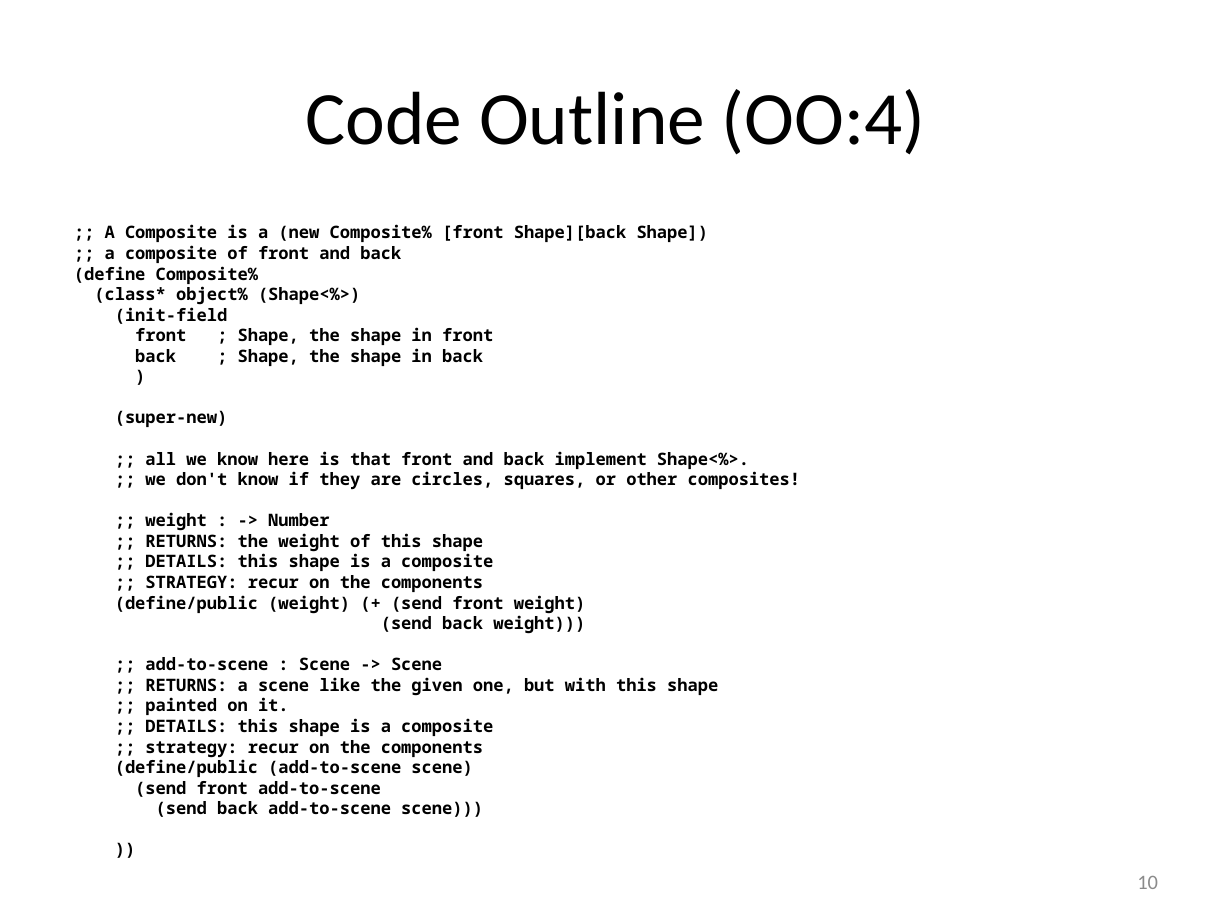
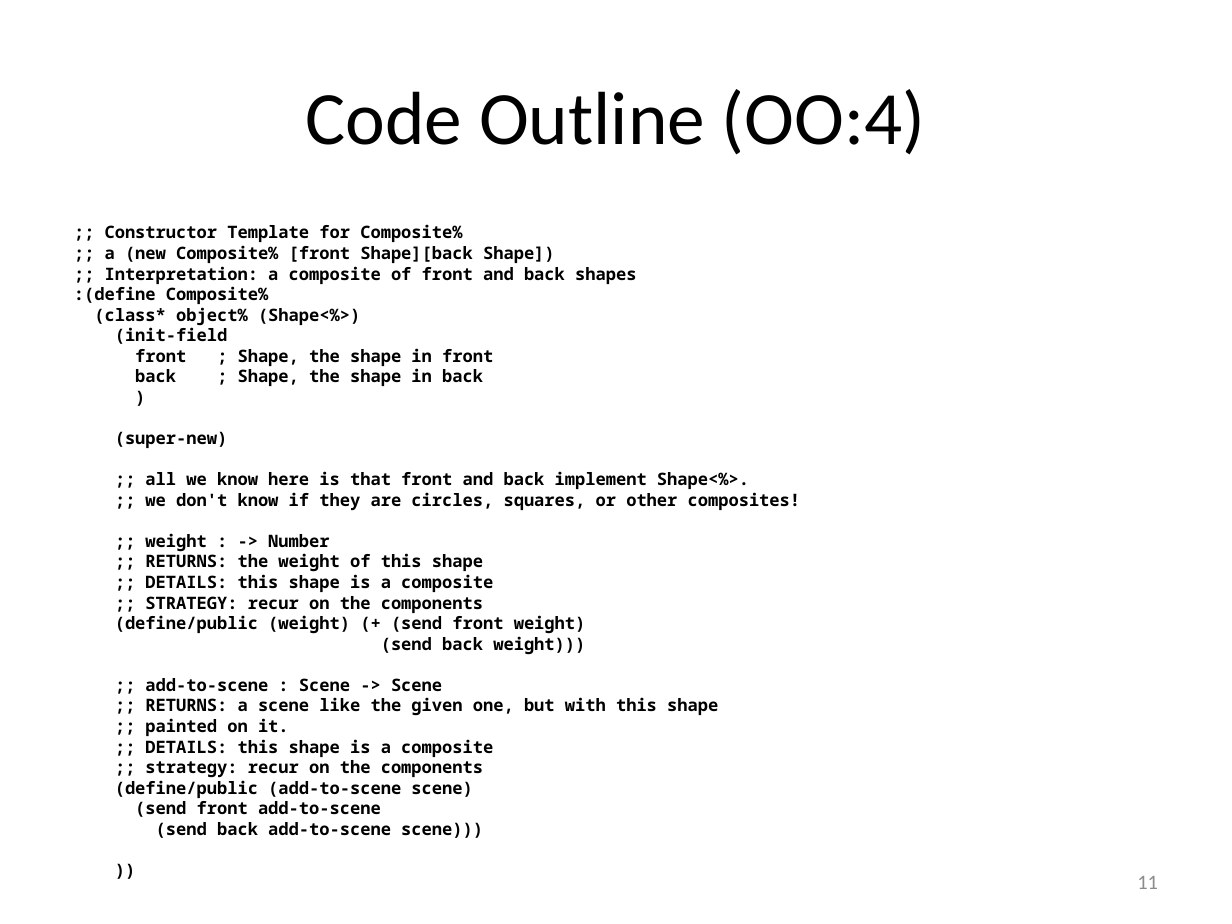
Before and after one commit to mwand/cs5010f16, a slide deck: slide 11 of Slides/Lesson 9.3 Functions vs Classes.pptx (slide 10 before the commit). Drawn at 1232x924 pixels with LibreOffice and Linux fonts; fonts in the diff are those of the drawing. Boxes give left, top, right and bottom in pixels: in the first picture for what was removed or moved away, otherwise in the second. Text is boxed around its words. In the diff, an @@ line names an element or a change of style, - is before the commit and + after.

```diff
--- a/Slides/Lesson 9.3 Functions vs Classes.pptx
+++ b/Slides/Lesson 9.3 Functions vs Classes.pptx
@@ text at (74,224,636,304): text changed @@
-;; A Composite is a (new Composite% [front Shape][back Shape])
-;; a composite of front and back
-(define Composite%
+;; Constructor Template for Composite%
+;; a (new Composite% [front Shape][back Shape])
+;; Interpretation: a composite of front and back shapes
+:(define Composite%
@@ page number at (1137,876,1158,889): text changed @@
-10
+11
```
Also in this commit, not shown: 10 other slides changed, 1 slide added, 8 other files.
